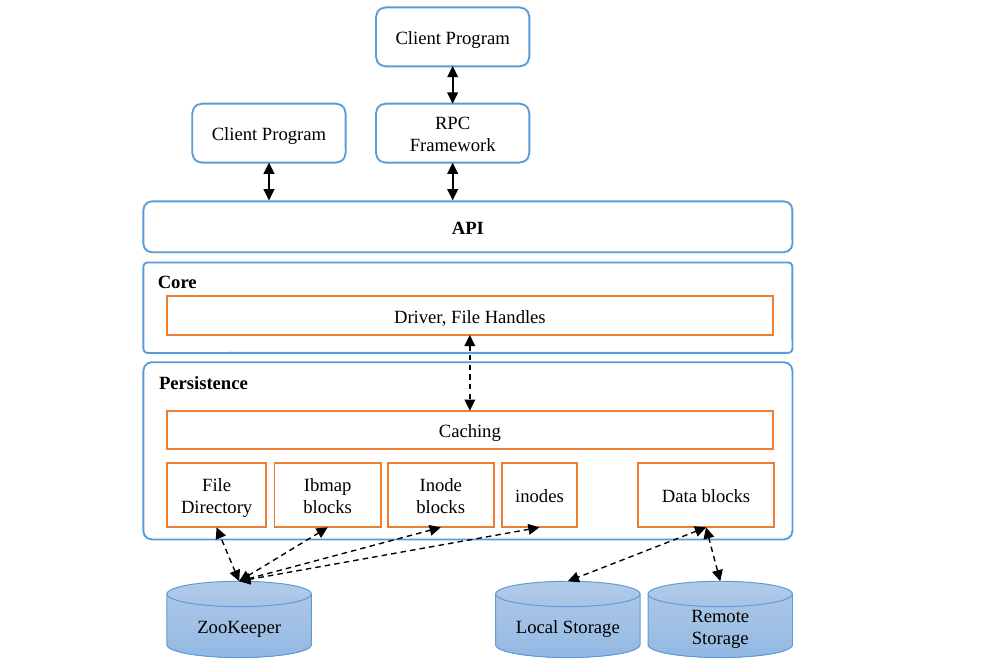
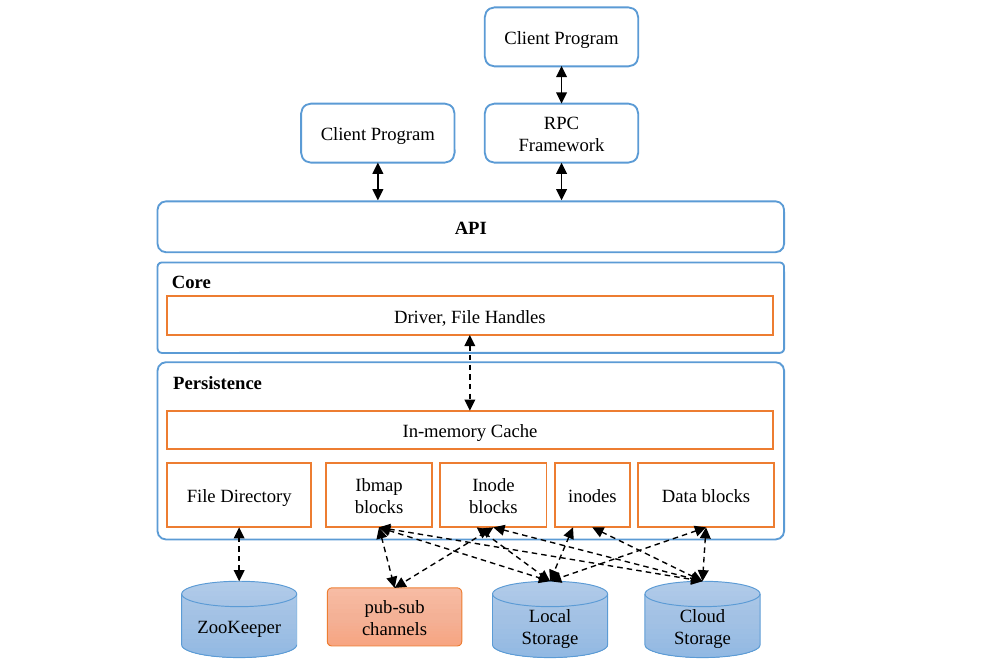
Before and after one commit to smash-bi/kawkab, a slide deck: slide 5 of docs/design/figures/fs-design.pptx. Drawn at 1008x672 pixels with LibreOffice and Linux fonts; fonts in the diff are those of the drawing. Boxes give left, top, right and bottom in pixels: in the first picture for what was removed or moved away, otherwise in the second. Text is boxed around its words. In the diff, an @@ line names an element or a change of style, - is before the commit and + after.

```diff
--- a/docs/design/figures/fs-design.pptx
+++ b/docs/design/figures/fs-design.pptx
@@ 3 rounded rectangles, 3 double arrows moved together from (x1=192, y1=8, x2=530, y2=200) to (x1=301, y1=8, x2=638, y2=200) @@
@@ rounded rectangle "API" resized from (x1=144, y1=202, x2=793, y2=253) to (x1=157, y1=202, x2=784, y2=253) @@
@@ rounded rectangle "Core" resized from (x1=144, y1=262, x2=793, y2=352) to (x1=157, y1=262, x2=784, y2=352) @@
@@ rounded rectangle "Persistence" resized from (x1=144, y1=363, x2=793, y2=540) to (x1=157, y1=363, x2=784, y2=540) @@
@@ text in rectangle at (x1=403, y1=424, x2=537, y2=441): text changed @@
-Caching
+In-memory Cache
@@ rectangle "File Directory" resized from (x1=167, y1=462, x2=266, y2=527) to (x1=167, y1=462, x2=310, y2=527) @@
@@ rectangle "Ibmap blocks" moved from (x1=274, y1=462, x2=380, y2=527) to (x1=325, y1=462, x2=431, y2=527) @@
@@ rectangle "Inode blocks" moved from (x1=387, y1=462, x2=493, y2=527) to (x1=441, y1=462, x2=547, y2=527) @@
@@ rectangle "inodes" moved from (x1=501, y1=462, x2=577, y2=527) to (x1=555, y1=462, x2=630, y2=527) @@
@@ double arrow moved from (239, 581) - (216, 527) to (239, 581) - (239, 527) @@
@@ double arrow moved from (328, 527) - (239, 581) to (379, 527) - (703, 581) @@
@@ double arrow added from (379, 527) to (550, 581), #000000 0.75 pt dashed @@
@@ double arrow added from (379, 527) to (395, 587), #000000 0.75 pt dashed @@
@@ double arrow added from (493, 527) to (395, 587), #000000 0.75 pt dashed @@
@@ double arrow added from (477, 527) to (550, 581), #000000 0.75 pt dashed @@
@@ double arrow moved from (441, 527) - (239, 581) to (493, 527) - (703, 581) @@
@@ double arrow moved from (706, 527) - (569, 581) to (706, 527) - (550, 581) @@
@@ double arrow added from (573, 527) to (550, 581), #000000 0.75 pt dashed @@
@@ double arrow moved from (539, 527) - (239, 581) to (593, 527) - (703, 581) @@
@@ double arrow moved from (706, 527) - (720, 581) to (706, 527) - (703, 581) @@
@@ cylinder "ZooKeeper" resized from (x1=167, y1=581, x2=310, y2=657) to (x1=181, y1=581, x2=297, y2=657) @@
@@ rounded rectangle added at (x1=328, y1=587, x2=462, y2=645), fill gradient #F7BDA5 to #F5B196 to #F8A582, outline #ED7D31 0.5 pt, 10 pt, text #000000 @@
+pub-sub channels
@@ cylinder "Local Storage" resized from (x1=496, y1=581, x2=640, y2=657) to (x1=492, y1=581, x2=607, y2=657) @@
@@ cylinder "Cloud Storage" resized from (x1=648, y1=581, x2=792, y2=657) to (x1=645, y1=581, x2=761, y2=657) @@
@@ text in cylinder at (x1=674, y1=609, x2=731, y2=648): text changed @@
-Remote Storage
+Cloud Storage
```
Also in this commit, not shown: 2 other files.
